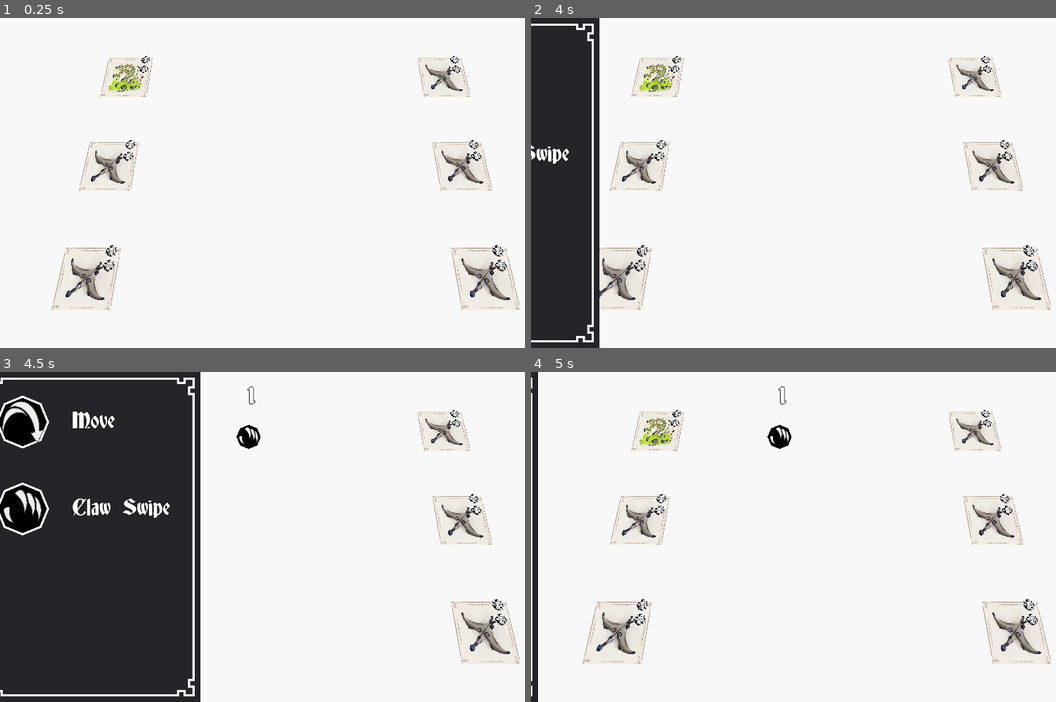
Above: before the commit, frames 1-4 (two rows, left to right).
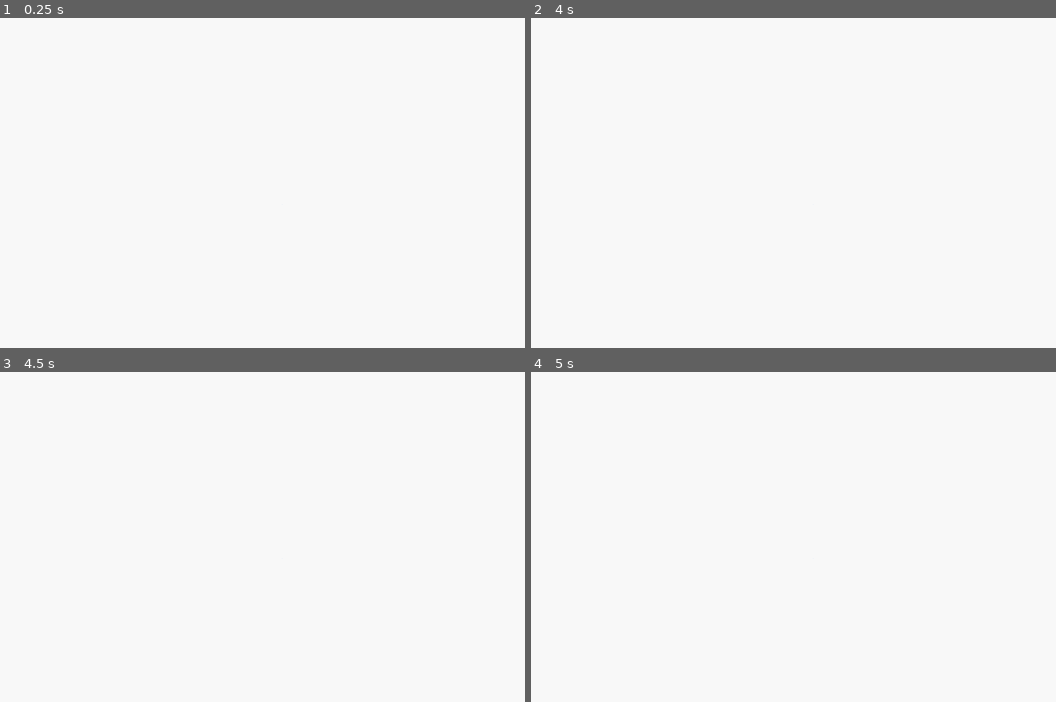
Above: after the commit, the same moments.

Repository: balmeidaa/colossal_beasts
Game: Godot game, scene res://GameboardTemplate.tscn
Same seed, same stepped clock (60 frames per second), same inputs: the game is played once before the commit and once after it.
Inputs (mouse positions are in pixels of both pictures, inside the frame that each line leads up to):
- Up to frame 1 (0.25 s): no input
- Up to frame 2 (4 s): tap Enter at 0.5, 2, 3.5 s; move the mouse to (935, 166) at 0.52 s; click (935, 166) at 0.67 s; tap Space at 1.25, 2.75 s; move the mouse to (699, 199) at 1.27 s; click (699, 199) at 1.42 s; move the mouse to (872, 110) at 2.02 s; click (872, 110) at 2.17 s; move the mouse to (783, 249) at 2.77 s; click (783, 249) at 2.92 s; move the mouse to (982, 232) at 3.52 s; click (982, 232) at 3.67 s
- Up to frame 3 (4.5 s): move the mouse to (115, 487) at 4.27 s; click (115, 487) at 4.42 s
- Up to frame 4 (5 s): no input

The runs differ from the first frame. In frame 1, 4.8% of the frame differs, in the area x 9-100%, y 11-89%; in frame 2, 17%; in frame 3, 39%, in the area x 0-100%, y 0-100%; in frame 4, 6.2%.
Error before the commit: Invalid get index 'icon' (on base: 'Dictionary'). (res://assets/board/CardScript.gd:49)

Commit message:
WIP Target Solver

Diff:
--- a/GameboardScript.gd
+++ b/GameboardScript.gd
@@ -1,5 +1,33 @@
 extends Spatial
 
+var card_maker = load("res://assets/board/Card.tscn")
+onready var player_cards = $PlayerCards
+onready var opponent_cards = $OpponentCards
+## posiciones iniciales de las cartas
+var player_cards_pos = []
+var opponent_cards_pos = []
 
+#inyectar nombres de cartas
 func _ready():
-	$PlayerCards/Card.load_card(GameData.card_list['hydra']) #test purp
+	player_cards_pos = player_cards.get_children()
+	opponent_cards_pos = opponent_cards.get_children()
+
+
+## para evitar bugs
+## 1. crear instancia
+## 2. agregar instancia
+## 3. cargar datos
+func _add_card(card_name, entity = 'player'):
+	var new_card = card_maker.new()
+	var card_position = null
+	if entity == 'player':
+		player_cards.add_child(new_card)
+		card_position = player_cards_pos.pop_back()
+		new_card.add_to_group("player_cards")
+	else:
+		opponent_cards.add_child(new_card)
+		card_position = opponent_cards_pos.pop_back()
+		new_card.add_to_group("opponent_cards")
+
+	new_card.load_card(card_name, entity)
+	new_card.global_positon = card_position.global_position
--- a/GameboardTemplate.tscn
+++ b/GameboardTemplate.tscn
@@ -1,6 +1,6 @@
 [gd_scene load_steps=6 format=2]
 
-[ext_resource path="res://assets/board/Card.tscn" type="PackedScene" id=2]
+[ext_resource path="res://assets/board/event_handlers/TargetSolverScript.gd" type="Script" id=1]
 [ext_resource path="res://assets/board/ui/ActionQueue.tscn" type="PackedScene" id=3]
 [ext_resource path="res://GameboardScript.gd" type="Script" id=4]
 
@@ -20,6 +20,9 @@
 [node name="Gameboard" type="Spatial"]
 script = ExtResource( 4 )
 
+[node name="TargetSolver" type="Spatial" parent="."]
+script = ExtResource( 1 )
+
 [node name="ActionQueue" parent="." instance=ExtResource( 3 )]
 
 [node name="Camera" type="Camera" parent="."]
@@ -33,22 +36,22 @@
 
 [node name="PlayerCards" type="Spatial" parent="."]
 
-[node name="Card" parent="PlayerCards" instance=ExtResource( 2 )]
-transform = Transform( -0.5, -7.54979e-08, -6.60024e-15, 0, -2.18557e-08, 1, -7.54979e-08, 0.5, 4.37114e-08, 27, 0, 20 )
+[node name="Top" type="Position3D" parent="PlayerCards"]
+transform = Transform( 1, 0, 0, 0, 1, 0, 0, 0, 1, 28, 0, 20 )
 
-[node name="Card2" parent="PlayerCards" instance=ExtResource( 2 )]
-transform = Transform( -0.5, -7.54979e-08, -6.60024e-15, 0, -2.18557e-08, 1, -7.54979e-08, 0.5, 4.37114e-08, 27, 0, 4 )
+[node name="Mid" type="Position3D" parent="PlayerCards"]
+transform = Transform( 1, 0, 0, 0, 1, 0, 0, 0, 1, 28, 0, 4 )
 
-[node name="Card3" parent="PlayerCards" instance=ExtResource( 2 )]
-transform = Transform( -0.5, -7.54979e-08, -6.60024e-15, 0, -2.18557e-08, 1, -7.54979e-08, 0.5, 4.37114e-08, 27, 0, -12 )
+[node name="Bottom" type="Position3D" parent="PlayerCards"]
+transform = Transform( 1, 0, 0, 0, 1, 0, 0, 0, 1, 28, 0, -12 )
 
 [node name="OpponentCards" type="Spatial" parent="."]
 
-[node name="Card" parent="OpponentCards" instance=ExtResource( 2 )]
-transform = Transform( -0.5, -7.54979e-08, -6.60024e-15, 0, -2.18557e-08, 1, -7.54979e-08, 0.5, 4.37114e-08, -28, 0, 20 )
+[node name="Top" type="Position3D" parent="OpponentCards"]
+transform = Transform( 1, 0, 0, 0, 1, 0, 0, 0, 1, -28, 0, 20 )
 
-[node name="Card2" parent="OpponentCards" instance=ExtResource( 2 )]
-transform = Transform( -0.5, -7.54979e-08, -6.60024e-15, 0, -2.18557e-08, 1, -7.54979e-08, 0.5, 4.37114e-08, -28, 0, 4 )
+[node name="Mid" type="Position3D" parent="OpponentCards"]
+transform = Transform( 1, 0, 0, 0, 1, 0, 0, 0, 1, -28, 0, 4 )
 
-[node name="Card3" parent="OpponentCards" instance=ExtResource( 2 )]
-transform = Transform( -0.5, -7.54979e-08, -6.60024e-15, 0, -2.18557e-08, 1, -7.54979e-08, 0.5, 4.37114e-08, -28, 0, -12 )
+[node name="Bottom" type="Position3D" parent="OpponentCards"]
+transform = Transform( 1, 0, 0, 0, 1, 0, 0, 0, 1, -28, 0, -12 )
--- a/assets/board/CardScript.gd
+++ b/assets/board/CardScript.gd
@@ -3,7 +3,6 @@
 export var desired_world_height  := 12.0 #deprecate
 onready var action_menu = $ActionMenu
 
-var first_time = true ## debug
 var card_info = {}
 
 func _ready():
@@ -13,37 +12,25 @@
 	#var img_h = texture.get_height()
 	#pixel_size = desired_world_height / img_h ##deprecated
 
-## para evitar bugs
-## 1. crear instancia
-## 2. agregar instancia
-## 3. cargar datos
-func _process(_delta):
-	if first_time: #for testing only
-		init_card_ui()
-		first_time = false
 
-
-func load_card(card_data):
-	card_info = card_data
+func load_card(card_name, entity):
+	card_info = GameData.card_list[card_name].duplicate()
 	var card_texture = GameData.load_card_texture(card_info['icon'])
 	texture = load(card_texture)
 	## no cargar acciones si no es carta del jugador <<<
-	action_menu.load_actions_ui(card_info['action_moveset'])
+	if entity == 'player':
+		action_menu.load_actions_ui(card_info['action_moveset'])
 
-
+##si target solver esta activo devolver este nodo a target solver
 func _on_ClickableArea_input_event(_camera, event, _position, _normal, _shape_idx):
 	if event is InputEventMouseButton:
-		if event.button_index == BUTTON_LEFT and event.pressed:
-			action_menu.toggle_menu()
+			if event.button_index == BUTTON_LEFT and event.pressed:
+				if GameHandler.target_solver.input_active:
+					GameHandler.target_solver.selected_target = self
+				elif  self.is_in_group('player_cards'):
+					action_menu.toggle_menu()
+	return null
 
-
-## tests purposes only
-func init_card_ui():
-	load_action_menu()
-
-func load_action_menu():
-	var card_actions = ['move','claw_swipe'] #test purposes
-	action_menu.load_actions_ui(card_actions)
 
 func get_img_card():
 	return card_info['icon']
--- a/assets/board/card_ui/ActionUIScript.gd
+++ b/assets/board/card_ui/ActionUIScript.gd
@@ -4,7 +4,9 @@
 
 var root_menu = null
 var action_taken = {
-	"card_entity": null,
+	"card_played": null,
+	"objetive": null, #objeto en juego
+	"objective_type": null,#tipo de objetivo
 	"action_icon": null,
 	"script_name": ''
 }
@@ -15,15 +17,17 @@
 onready var icon_img = $HBoxContainer/Icon
 
 func _ready():
-	add_to_group("actions_available")
-	connect("action_selected", GameHandler.action_queue, "add_ui_action_Q")
+
+	##conectarse a otro nodo que se encarge de manejar objetivos (i.e. movimiento, enemigos , etc)
+	connect("action_selected", GameHandler.target_solver, "acquire_target")
 	##auto conectarse
 
 func load_action(action_data, card_node, menu_node):
 
-	action_taken["card_entity"] = card_node
+	action_taken["card_played"] = card_node
 	action_taken["action_icon"] = action_data["icon"]
 	action_taken["script_name"] = action_data["script_name"]
+	action_taken["objective_type"] = action_data["objective"]
 	root_menu = menu_node
 
 	title_label.text = action_data['name']
--- /dev/null
+++ b/assets/board/event_handlers/TargetSolverScript.gd
@@ -0,0 +1,54 @@
+extends Spatial
+
+var input_active = false
+var action_saved = null
+
+var selected_target = null
+###TAL VEZ MOVER ESTO A GAME hANDLER
+func _ready():
+	GameHandler.target_solver = self
+
+#orden de eventos
+#hace click en carta y se abre menu
+#se hace click en accion
+#se activa y se espera click de objetivo de lo contrario se desactiva
+#verificar objetivo sea del tipo correcto si es asi encolar
+#de lo contrario resetear
+
+func _process(_delta):
+	pass
+
+func _input(event):
+	if input_active == false:
+		return
+	#target solver no tendria q procesar input para evitar bogs
+
+##resolver orden de eventos!!!
+func acquire_target(action):
+	action_saved = action
+	input_active = true
+	#revisar origen de carta y obtener el jugador
+	#obtener objetivo, si es asi mismo enviar a cola de acciones
+	#si es enemigo o nueva locacion guardarla
+	#enviar a cola
+	match(action['objective_type']):
+		'self':
+			GameHandler.action_queue.add_ui_action_Q(action)
+			reset_state()
+		'ally':
+			pass
+		'enemy':
+			pass
+		_:
+			pass
+
+	action['action_by'] = establish_identity(action)
+
+
+func establish_identity(objetive_type):
+	#if card_entity.is_in_group('player_cards'):
+	return
+
+func reset_state()	:
+	action_saved = null
+	input_active = false
--- a/assets/board/event_handlers/game_handler.gd
+++ b/assets/board/event_handlers/game_handler.gd
@@ -3,6 +3,7 @@
 ## maneja todos los eventos dentro del juego
 var active_menu = null
 var action_queue = null
+var target_solver = null
 
 func _ready():
 	pass
@@ -26,7 +27,8 @@
 func _input(event):
 	if active_menu == null:
 		return
-
+		#TODO
+	# tal vez resetear el target solver si no obtiene click en ningun objeto valido
 	if event is InputEventMouseButton and event.pressed:
 		if event.button_index == BUTTON_LEFT:
 			if !Rect2(Vector2(0,0),active_menu.get_rect_size()).has_point(event.position):
